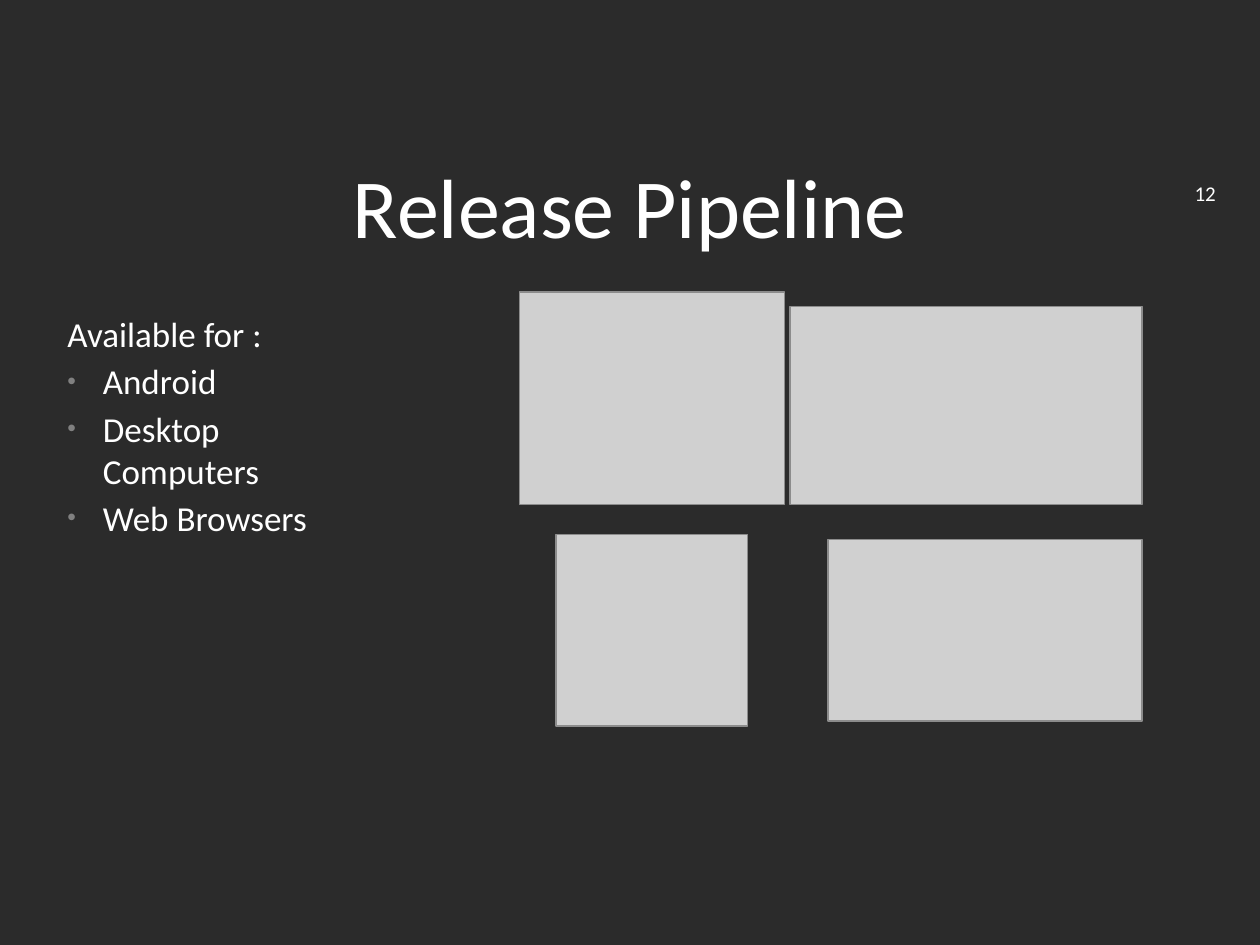
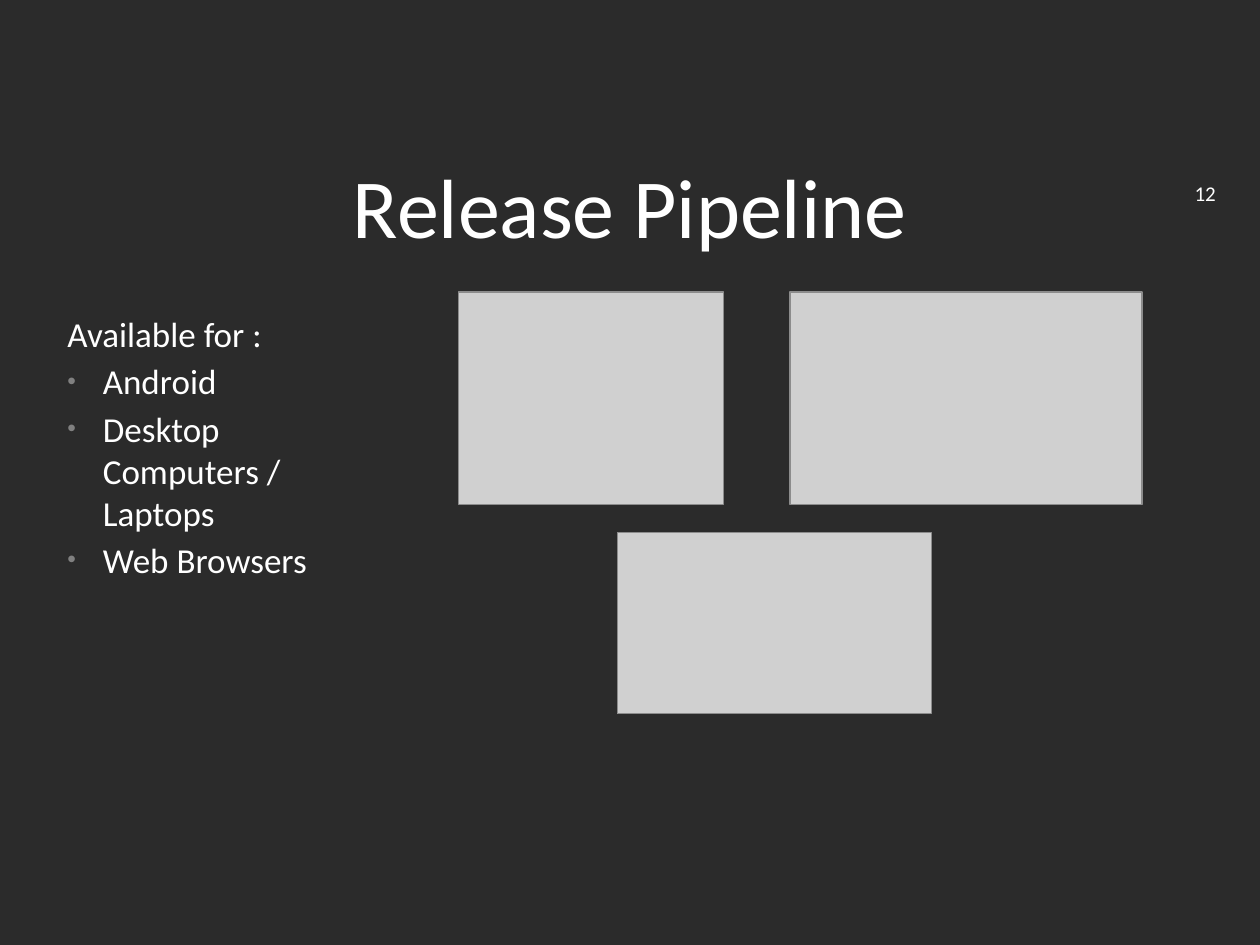
Before and after one commit to jakezhuyi/ECSE321_FTMS, a slide deck: slide 12 of Deliverable_5.pptx. Drawn at 1260x945 pixels with LibreOffice and Linux fonts; fonts in the diff are those of the drawing; grey boxes stand for pictures; background and template pictures are left out; a plain dark background stands for a picture behind light text. Boxes give left, top, right and bottom in pixels: in the first picture for what was removed or moved away, otherwise in the second. Text is boxed around its words. In the diff, an @@ line names an element or a change of style, - is before the commit and + after.

Commit message:
Final presentation

```diff
--- a/Deliverable_5.pptx
+++ b/Deliverable_5.pptx
@@ picture: place and size @@
-picture at <box>519,292,785,504</box>
+picture at <box>459,292,724,504</box>
@@ picture: place and size @@
-picture at <box>790,306,1142,504</box>
+picture at <box>790,292,1142,504</box>
@@ subtitle at <box>103,417,259,532</box>: text changed @@
-• Desktop Computers
+• Desktop Computers / Laptops
@@ picture removed at <box>556,534,747,726</box> @@
@@ picture: place and size @@
-picture at <box>828,539,1142,721</box>
+picture at <box>617,533,931,714</box>
```
Also in this commit, not shown: 3 other slides changed.
